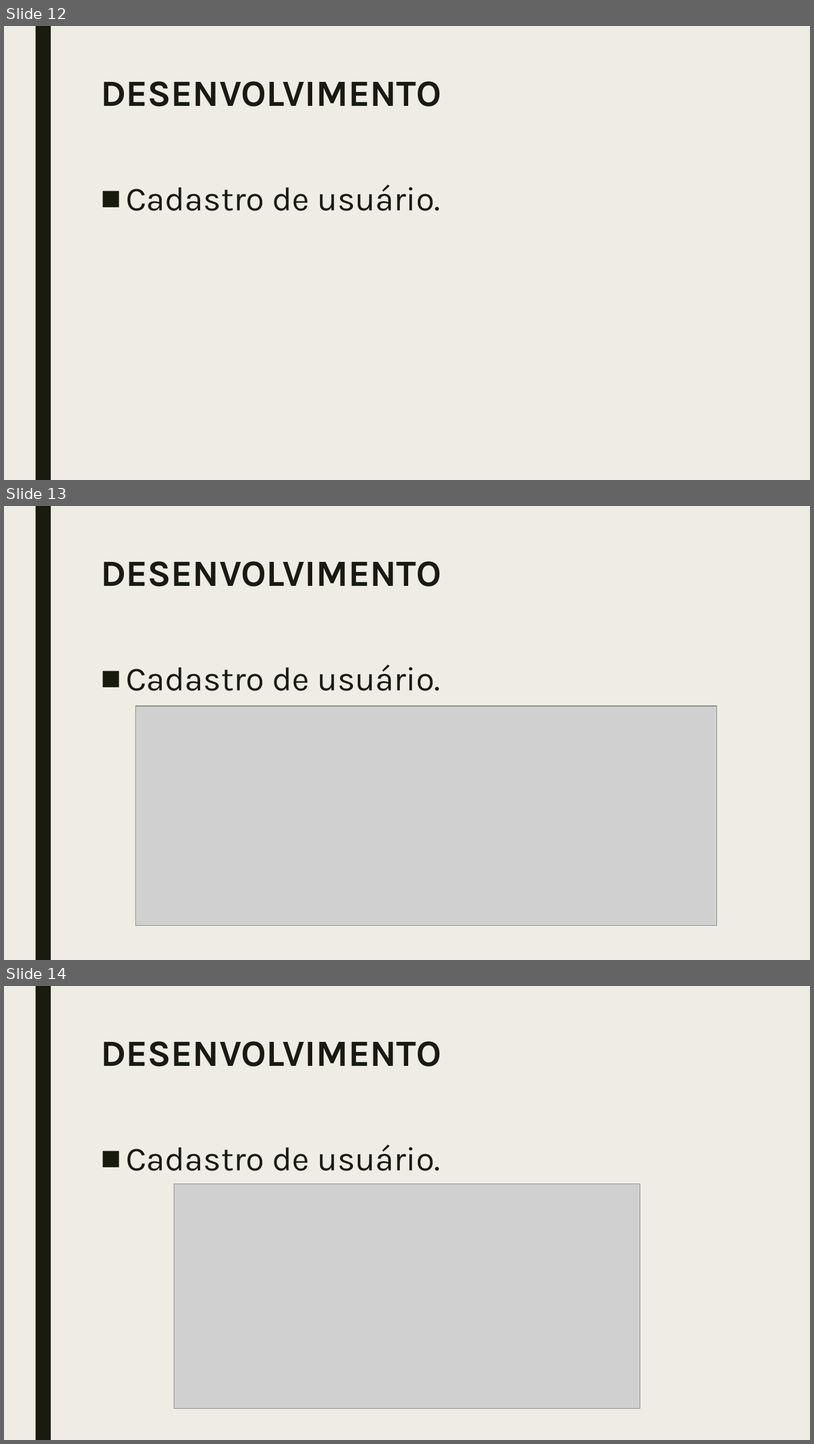
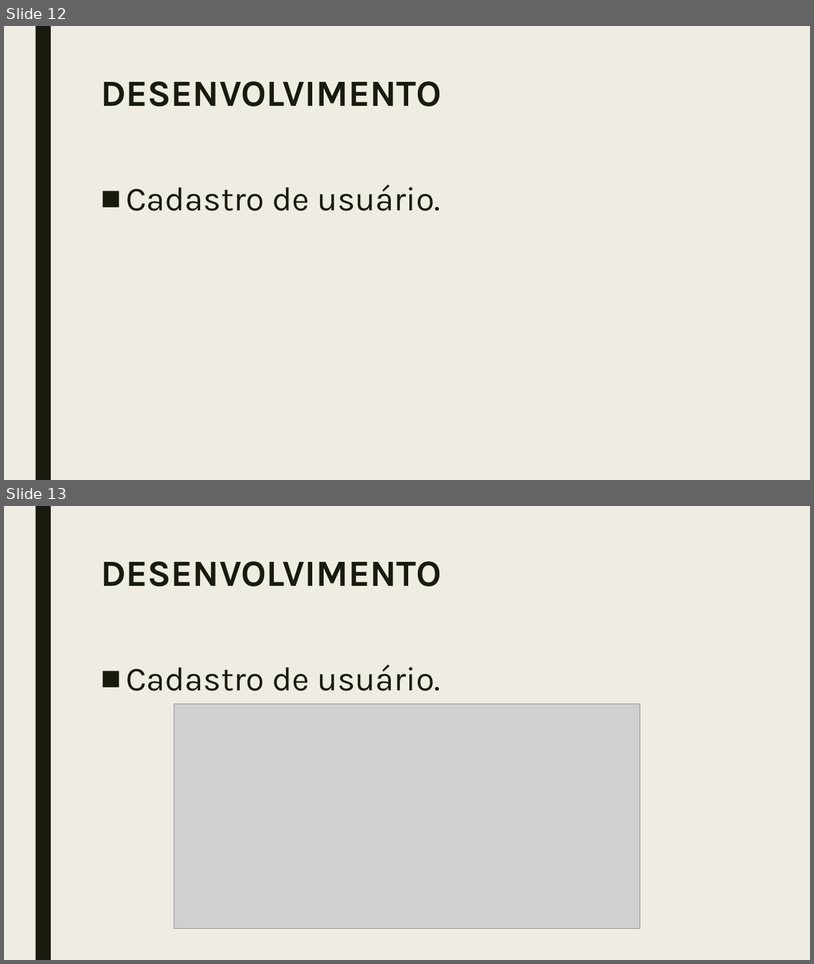
Before and after one commit to jfssantini/NPJeDocuments, a slide deck: NPJ.pptx. Shown one above the other, each under a label of ours: slides 12, 13 and 14 before the commit, slides 12 and 13 after it. The pictures are 814x1444 and 814x964 pixels, drawn with LibreOffice and Linux fonts; fonts in the diff are those of the drawing; grey boxes stand for pictures. Boxes give left, top, right and bottom in pixels: in the first picture for what was removed or moved away, otherwise in the second. Text is boxed around its words. In the diff, an @@ line names an element or a change of style, - is before the commit and + after.

```diff
--- a/NPJ.pptx
+++ b/NPJ.pptx
@@ slide 13 removed at (x1=4, y1=506, x2=810, y2=960), background #EFEDE3; not listed: 1 template element that a slide beside it also shows @@
@@ title removed at (x1=101, y1=561, x2=441, y2=586) @@
-DESENVOLVIMENTO
@@ text removed at (x1=126, y1=664, x2=440, y2=691) @@
-■ Cadastro de usuário.
@@ picture removed at (x1=136, y1=706, x2=717, y2=925) @@
@@ what was slide 14 is now slide 13 @@
```
Also in this commit, not shown: 2 slides changed, 10 slides added, 1 other slide removed.
